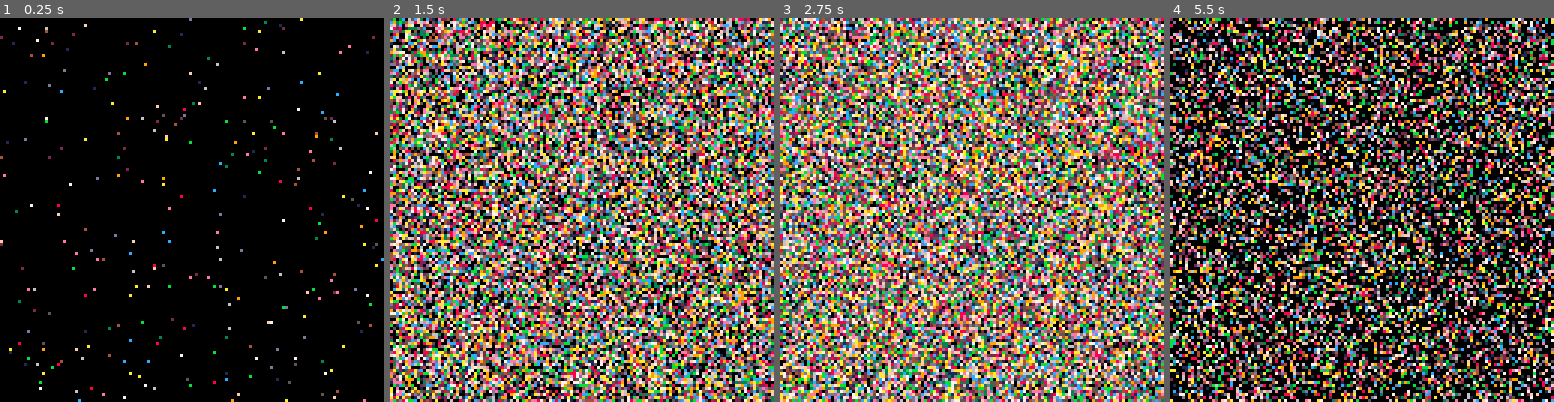
Above: before the commit, frames 1-4 (left to right).
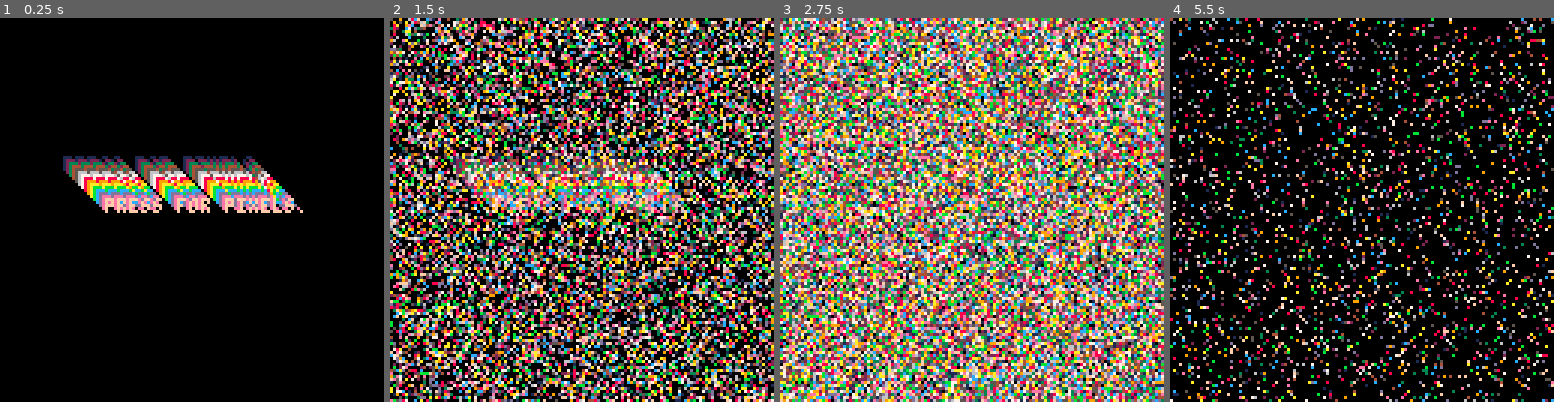
Above: after the commit, the same moments.

Repository: nshahan/pixels-pico8
Game: PICO-8 cartridge pixels.p8
Same seed, same stepped clock (60 frames per second), same inputs: the game is played once before the commit and once after it.
Inputs:
- Up to frame 1 (0.25 s): no input
- Up to frame 2 (1.5 s): tap X (X key) at 0.33, 1.07 s; tap O (Z key) at 0.7 s
- Up to frame 3 (2.75 s): hold Right 1.6-2.1 s; tap O (Z key) at 1.7, 2.1, 2.5 s; tap X (X key) at 1.85 s; hold Up 2.15-2.42 s; hold Right from 2.47 s (still down)
- Up to frame 4 (5.5 s): tap O (Z key) every 0.4 s from 2.9 to 5.3 s; tap X (X key) at 2.97, 4.08, 5.2 s; release Right at 3.03 s; hold Left 3.08-3.58 s; hold Down 3.63-3.97 s; hold Right 4.02-4.68 s; hold Up 4.73-5.03 s; hold Left from 5.08 s (still down)

The runs differ from the first frame. In frame 1, 8.4% of the frame differs, in the area x 0-100%, y 0-100%; in frame 2, 53%; in frame 3, 6.0%; in frame 4, 38%.

Commit message:
Add a menu

Diff:
--- a/pixels.p8
+++ b/pixels.p8
@@ -2,7 +2,7 @@
 version 8
 __lua__
 
-drawState = {}
+pixels = {}
 
 function randomColor()
   return rnd(15) + 1
@@ -13,29 +13,54 @@
 end
 
 function _init()
-	cls()
-  drawState.i = 0
-  drawState.grow = true
-  drawState.getColor = randomColor
+  pixels.i = 0
+  pixels.grow = true
+  pixels.getColor = randomColor
+  pixels.draw = menuDraw
+  pixels.update = menuUpdate
+  cls()
 end
 
 function _draw()
-  for x=0,drawState.i do
-    for y=0,drawState.i do
-      pset(rnd(128), rnd(128), drawState.getColor())
+  pixels.draw()
+end
+
+function _update()
+  pixels.update()
+end
+
+function menuDraw()
+  for i=0,15 do
+    color(i)
+    print("press for pixels.", 20 + i, 45 + i)
+  end
+end
+
+function menuUpdate()
+  -- TODO Is there a better way to get any key?
+  if btnp(0) or btnp(1) or btnp(2) or btnp(3) or btnp(4) or btnp(5) then
+    pixels.update = pulseUpdate
+    pixels.draw = pulseDraw
+  end
+end
+
+function pulseDraw()
+  for x=0,pixels.i do
+    for y=0,pixels.i do
+      pset(rnd(128), rnd(128), pixels.getColor())
     end
   end
 end
 
-function _update()
-  drawState.i += 1
-  if drawState.i == 64 then
-    drawState.i = 0
-    drawState.grow = not drawState.grow
-    if drawState.grow then
-      drawState.getColor = randomColor
+function pulseUpdate()
+  pixels.i += 1
+  if pixels.i == 64 then
+    pixels.i = 0
+    pixels.grow = not pixels.grow
+    if pixels.grow then
+      pixels.getColor = randomColor
     else
-      drawState.getColor = black
+      pixels.getColor = black
     end
   end
 end
